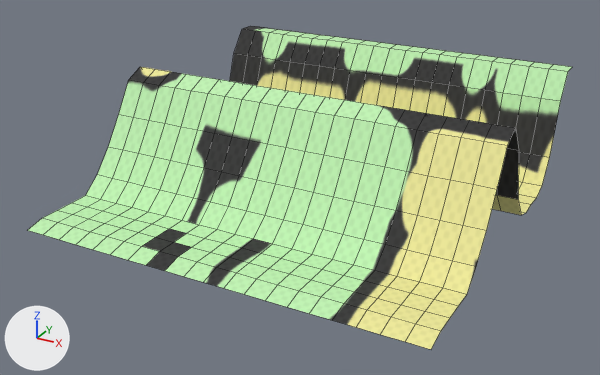
The FBX model client/Norumac2/Client/Resource/Mesh/town17.FBX as it was, and as the next commit left it.
One viewpoint serves both versions: a 50 mm camera at (90.2, -172.3, 59.0) aimed at (-1.4, -5.8, -24.3). The lights are fixed; the arrows at lower left show +X, +Y and +Z. Mesh edges are drawn as thin lines. Where no turn or scale is listed for an object, it has been applied to the vertices.
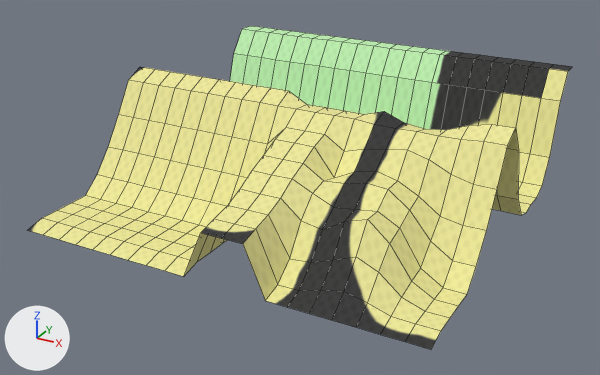
Changed parts and their boxes (x1, y1, x2, y2) in the pictures (600 x 375 px; the box of a moved part takes in the faces that stretch with it):
'Object015', recoloured, reshaped, surface changed: (28, 26, 572, 349) in both
part 1 of me_mesh, moved or reshaped: (184, 91, 497, 342) in both
part 2 of me_mesh, surface changed: (28, 26, 572, 349) in both

The edits, one by one:
Picture 'town18.png' (img_town18_png) is new.
Material '21 - Default' (mat_21___default) is new.
Its texture is img_town18_png (with its transparency).
Its roughness is 0.859.
me_mesh has 441 vertices, 400 faces and spans x -50.0..50.0, y -50.0..50.0, z -28.5..0.0.
me_mesh is used by ob_object015; location (0.0, 0.0, 0.0).
me_mesh no longer uses material mat_04___default (picture img_town17_png).
me_mesh part 1: 84 of 441 vertices moved; they spanned x 0.0..40.0, y -50.0..0.0, z -28.5..0.0 and now span x 0.0..40.0, y -50.0..0.0, z -27.3..-1.1; mean shift (0.0, 0.0, 6.4); largest move (10.0, -30.0, -27.4) -> (10.0, -30.0, -10.6).
me_mesh part 2: texture (UV) coordinates of 400 of 400 faces, centred in x -47.5..47.5, y -47.5..47.5, z -28.0..0.0, changed; they spanned u 0.03..0.96, v 0.04..0.98 and now span u 0.02..0.98, v 0.02..0.96.
me_mesh now uses material mat_21___default (picture img_town18_png).
